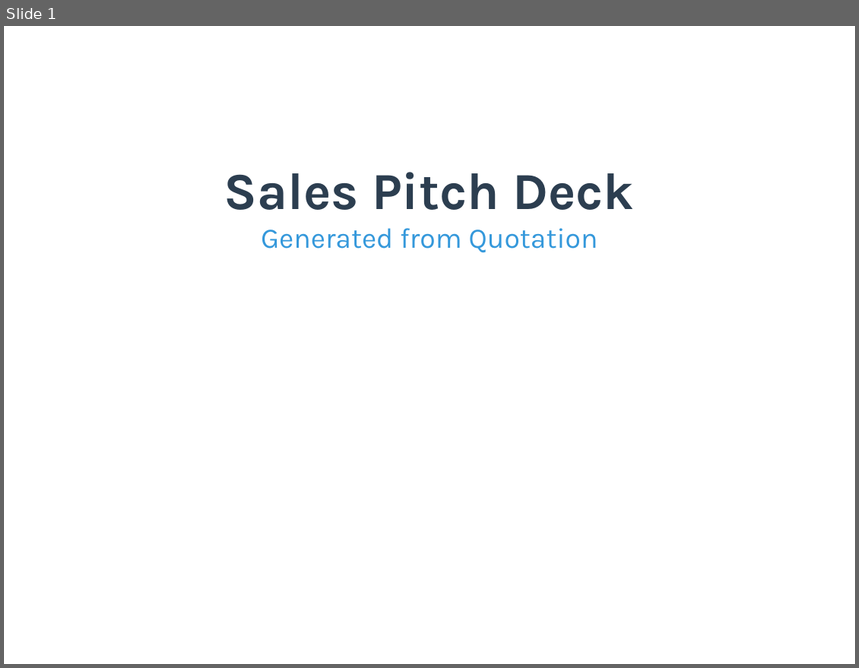
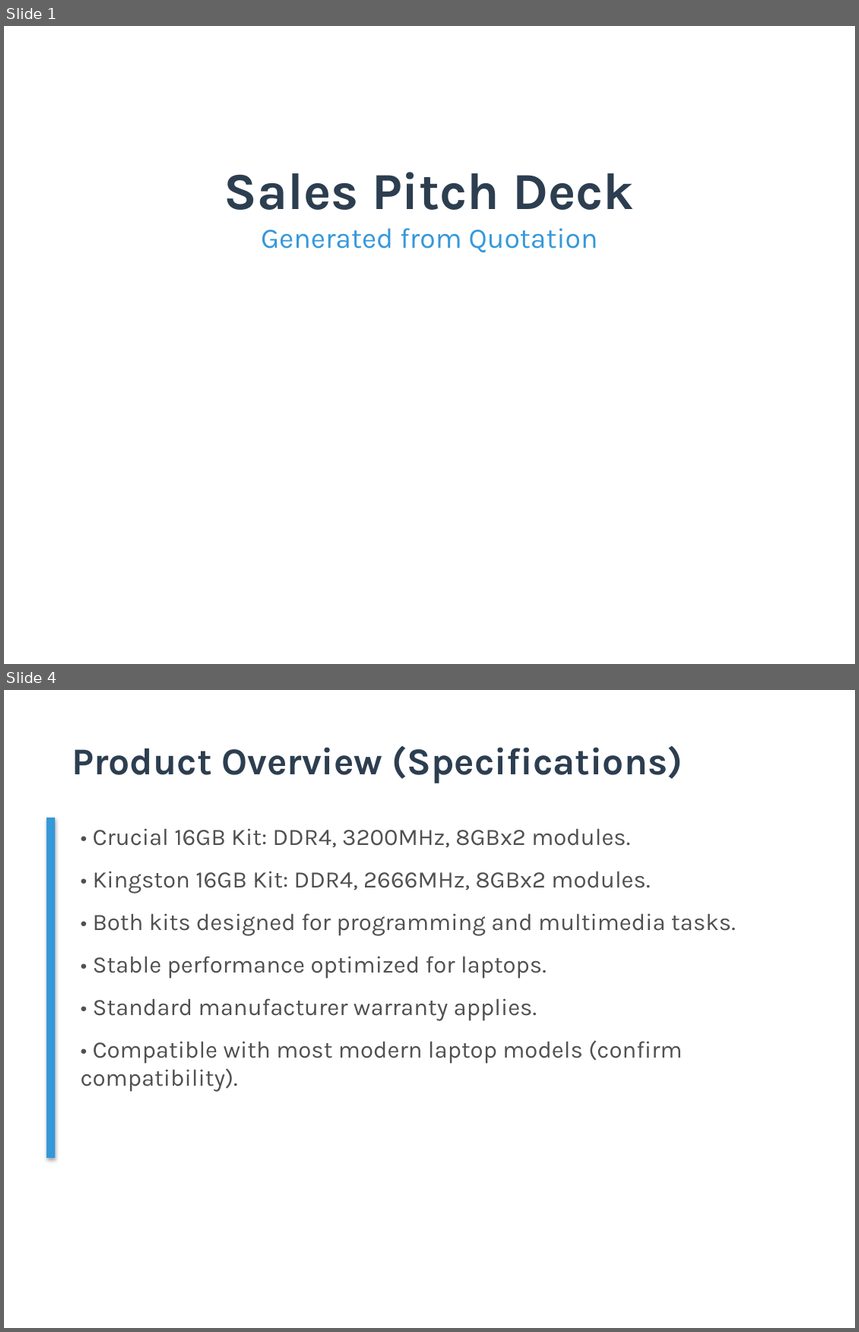
Before and after one commit to TejasGupta-27/b2b-sales-backend, a slide deck: Data/pitch_decks/pitch_deck_001.pptx. Shown one above the other, each under a label of ours: slide 1 before the commit, slides 1 and 4 after it; the slides between them are not shown. The pictures are 859x668 and 859x1332 pixels, drawn with LibreOffice and Linux fonts; fonts in the diff are those of the drawing. Boxes give left, top, right and bottom in pixels: in the first picture for what was removed or moved away, otherwise in the second. Text is boxed around its words. In the diff, an @@ line names an element or a change of style, - is before the commit and + after.

```diff
--- a/Data/pitch_decks/pitch_deck_001.pptx
+++ b/Data/pitch_decks/pitch_deck_001.pptx
@@ slide 4 added at [4,690,855,1328], background #FFFFFF @@
@@ text added at [72,745,683,783], 32 pt, text #2C3E50, bold @@
+Product Overview (Specifications)
@@ rectangle added at [47,818,55,1158], fill #3498DB @@
@@ text added at [81,828,736,1092], 20 pt, text #505050 @@
+• Crucial 16GB Kit: DDR4, 3200MHz, 8GBx2 modules.
+• Kingston 16GB Kit: DDR4, 2666MHz, 8GBx2 modules.
+• Both kits designed for programming and multimedia tasks.
+• Stable performance optimized for laptops.
+• Standard manufacturer warranty applies.
+• Compatible with most modern laptop models (confirm compatibility).
```
Also in this commit, not shown: 1 slide changed, 7 other slides added, 8 slides removed, 23 other files.
